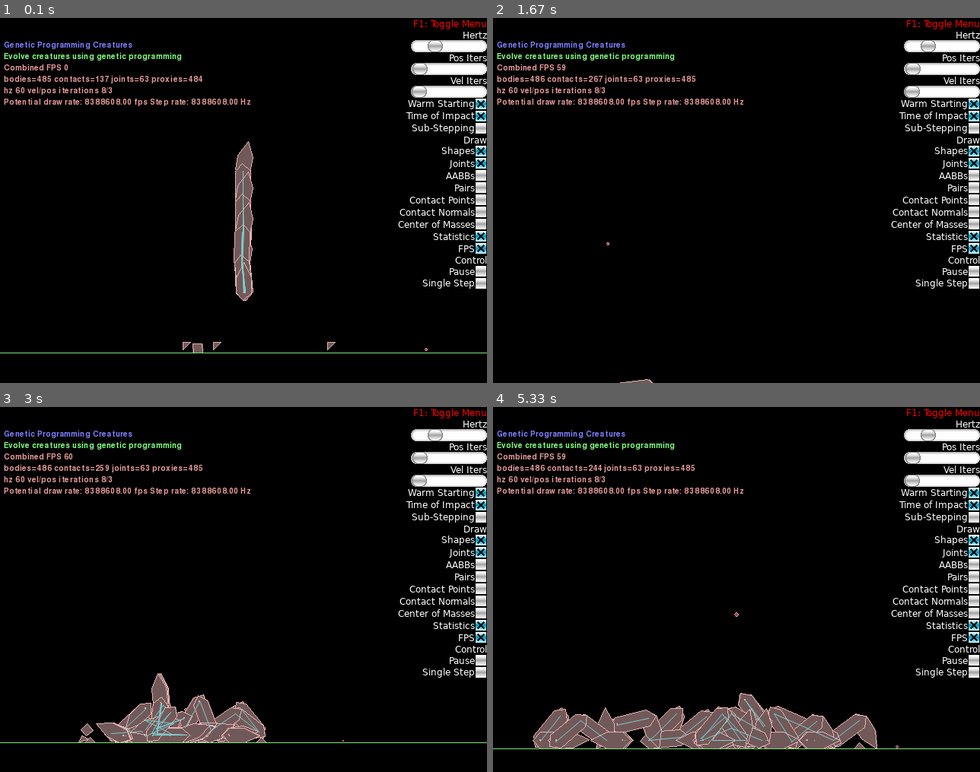
Above: before the commit, frames 1-4 (two rows, left to right).
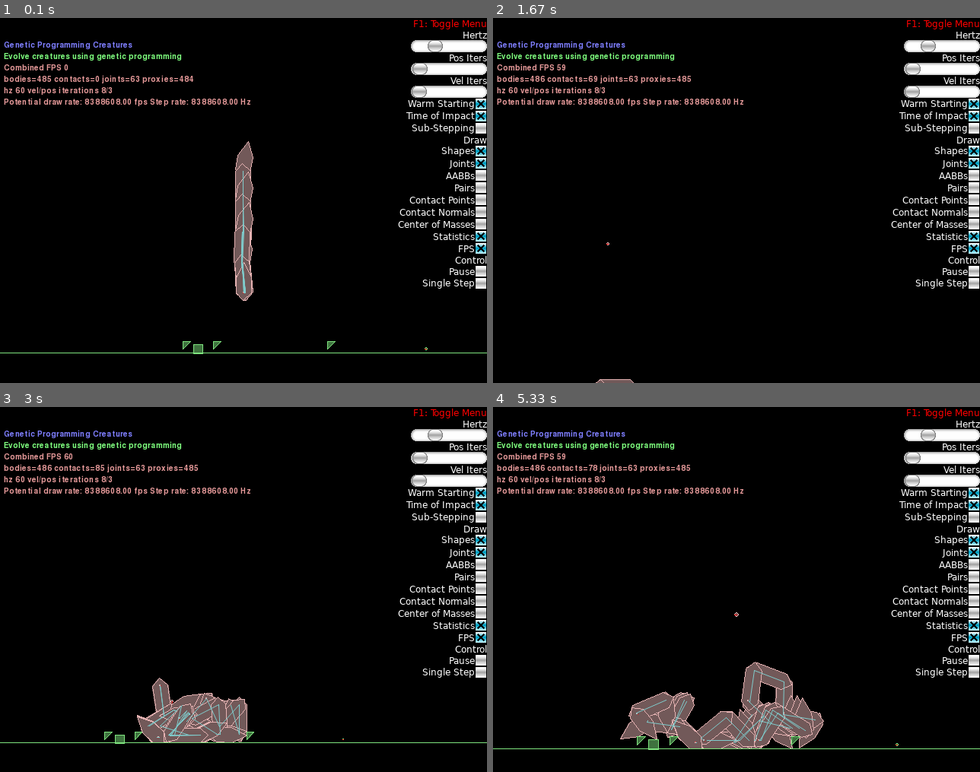
Above: after the commit, the same moments.

Repository: deniseklep/NC_creatures
Game: pygame game, started from main.py
Same seed, same stepped clock (60 frames per second), same inputs: the game is played once before the commit and once after it.
Inputs (mouse positions are in pixels of both pictures, inside the frame that each line leads up to):
- Up to frame 1 (0.1 s): no input
- Up to frame 2 (1.67 s): click (736, 200) at 0.38 s; hold Right 0.67-1.13 s; tap Space at 0.73, 1.03, 1.28, 1.62 s; tap Z at 0.82 s; hold Up 1.22-1.52 s; tap X at 1.37 s; hold Right from 1.55 s (still down)
- Up to frame 3 (3 s): tap Space at 1.92, 2.12, 2.42, 2.68 s; release Right at 2.02 s; hold Left 2.05-2.58 s; tap Z at 2.2 s; hold Down 2.62-2.92 s; tap X at 2.77 s; hold Left from 2.95 s (still down)
- Up to frame 4 (5.33 s): tap Space at 3.02, 3.32, 3.45, 3.85, 4.15, 4.52, 4.92, 5.22 s; release Left at 3.35 s; hold Up 3.38-3.75 s; tap Z at 3.53, 5 s; hold Right 3.78-4.42 s; tap X at 3.93 s; hold Down 4.45-4.82 s; hold Left 4.85-5.32 s

The runs differ from the first frame. In frame 1, 0.4% of the frame differs, in the area x 19-88%, y 15-93%; in frame 2, 0.3%; in frame 3, 2.6%; in frame 4, 6.0%, in the area x 8-84%, y 15-94%.

Commit message:
static obstacles fix

Diff:
--- a/main.py
+++ b/main.py
@@ -52,7 +52,7 @@
         # Randomly generated obstacle shapes and distances
         obstacles = [box, circle, triangle]
         for i in range(obstacle_count):
-            obstacle = self.world.CreateDynamicBody(
+            obstacle = self.world.CreateStaticBody(
                 fixtures=random.choice(obstacles),
                 position=(-40 + np.int(np.random.choice(40, 1).squeeze()) * i, 0.5))
 
